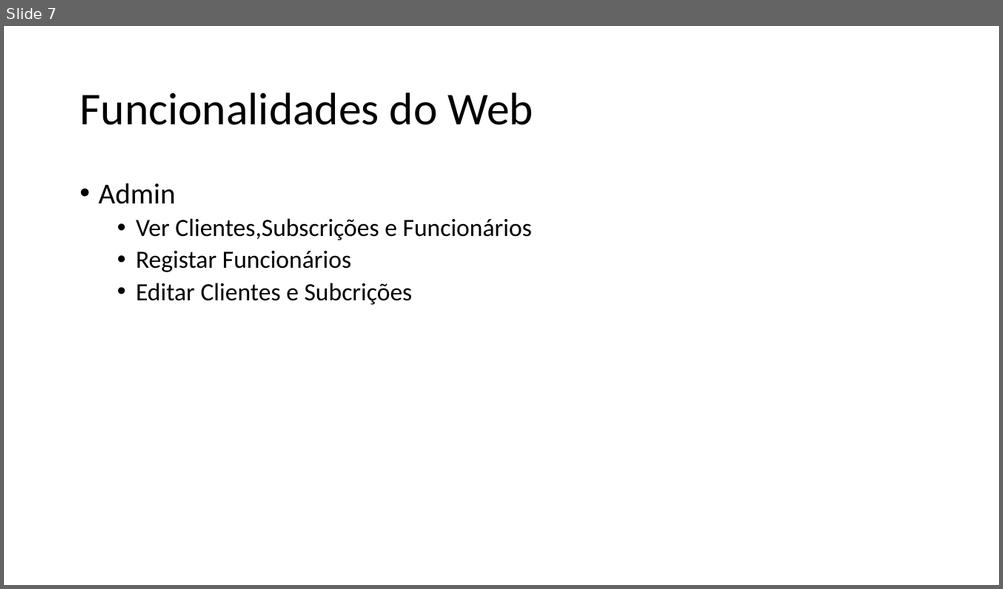
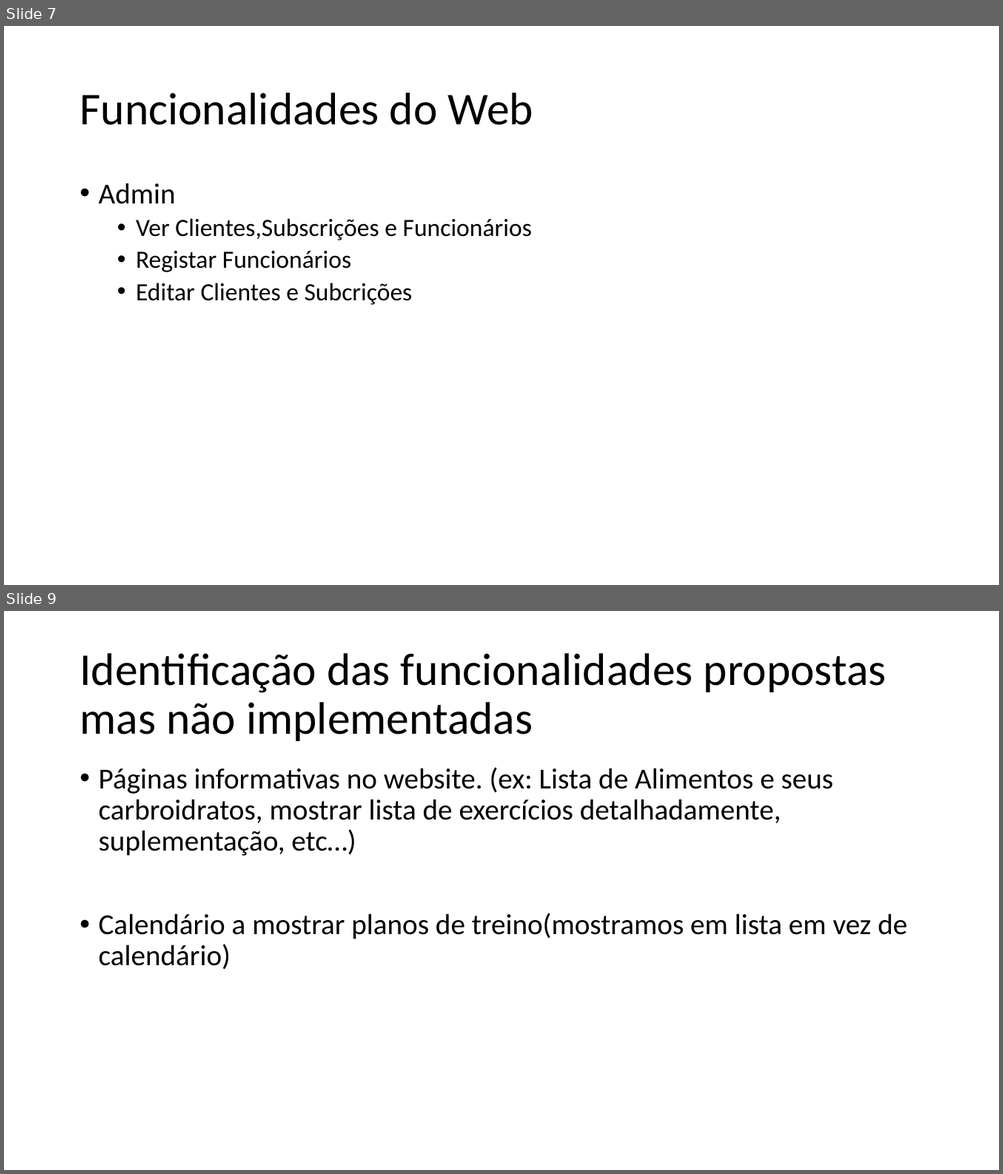
Before and after one commit to jasonmendes1/ProjetoAndroid, a slide deck: Fitness League.pptx. Shown one above the other, each under a label of ours: slide 7 before the commit, slides 7 and 9 after it; the slides between them are not shown. The pictures are 1003x589 and 1003x1174 pixels, drawn with LibreOffice and Linux fonts; fonts in the diff are those of the drawing. Boxes give left, top, right and bottom in pixels: in the first picture for what was removed or moved away, otherwise in the second. Text is boxed around its words. In the diff, an @@ line names an element or a change of style, - is before the commit and + after.

Commit message:
Funcionalidades de android + Idenficacao

```diff
--- a/Fitness League.pptx
+++ b/Fitness League.pptx
@@ slide 9 added at (x1=4, y1=611, x2=999, y2=1170), background #FFFFFF @@
@@ title added at (x1=79, y1=653, x2=886, y2=741), 44 pt, text #000000 @@
+Identificação das funcionalidades propostas mas não implementadas
@@ text added at (x1=99, y1=767, x2=907, y2=970), 28 pt, text #000000 @@
+• Páginas informativas no website. (ex: Lista de Alimentos e seus carbroidratos, mostrar lista de exercícios detalhadamente, suplementação, etc…)
+• Calendário a mostrar planos de treino(mostramos em lista em vez de calendário)
```
Also in this commit, not shown: 2 slides changed, 1 other slide added, 1 slide removed.
